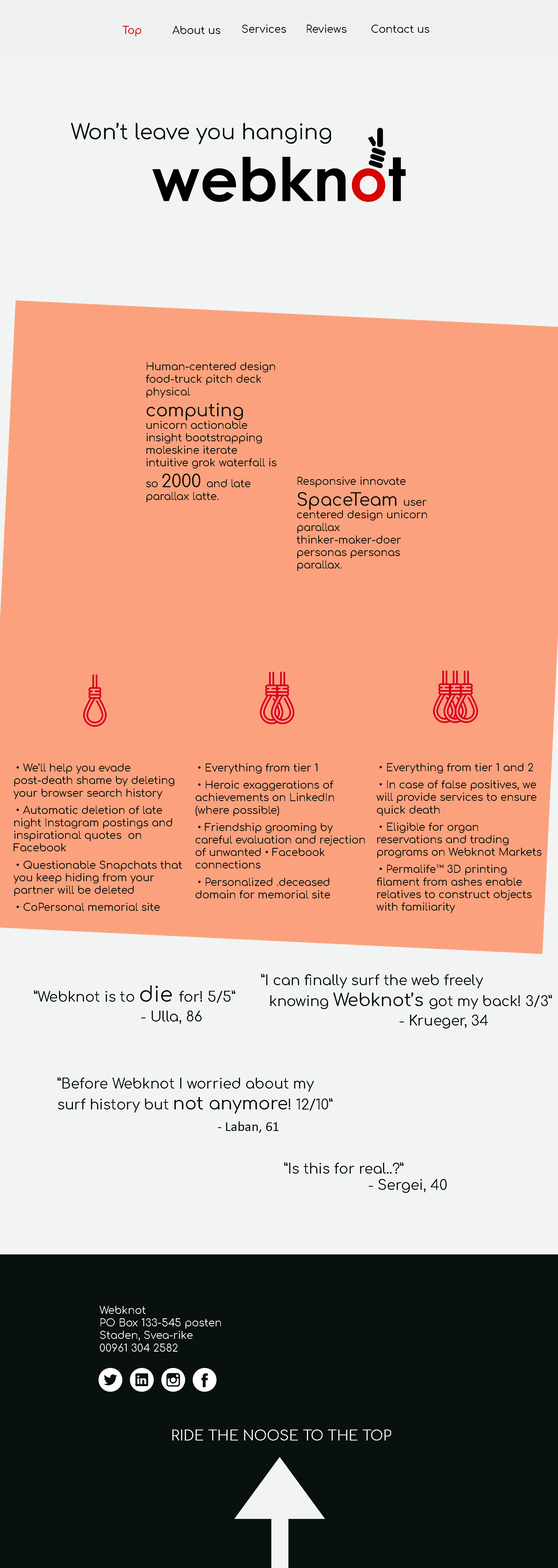
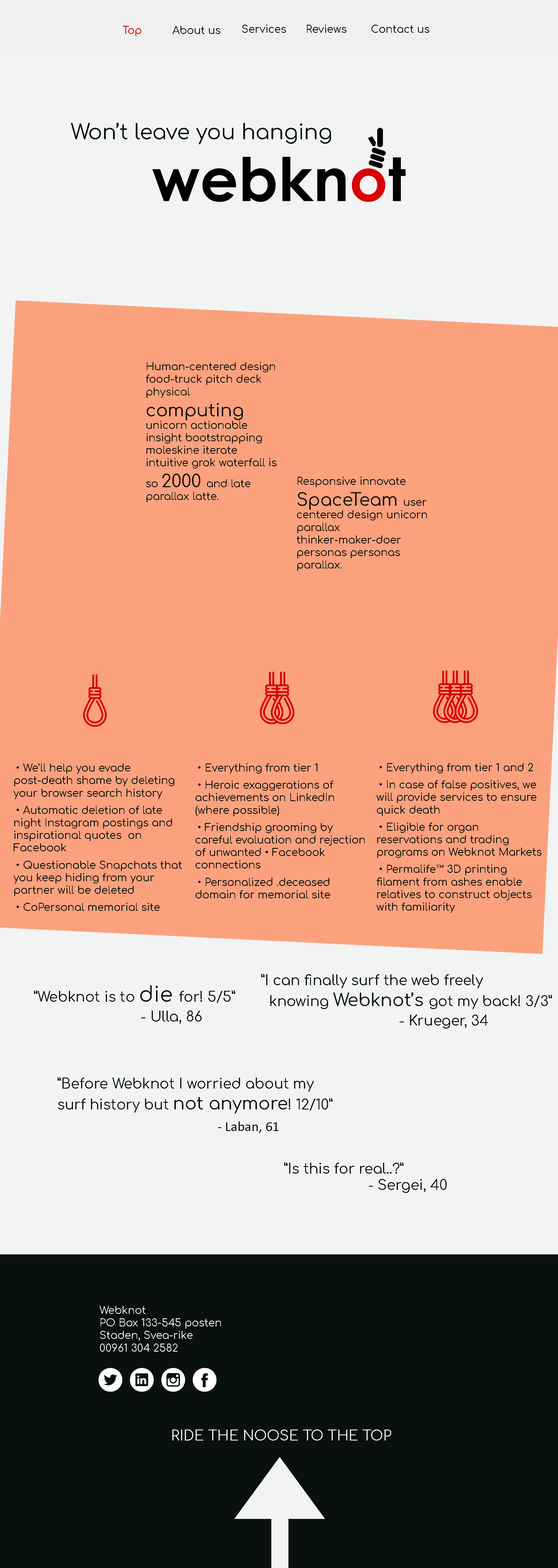
Revision of a layered 558x1568 image; what changed, layer by layer:
painted on "T3" over <box>432,670,478,724</box>
painted on "T2" over <box>259,671,295,725</box>
painted on "T1" over <box>83,674,107,727</box>
